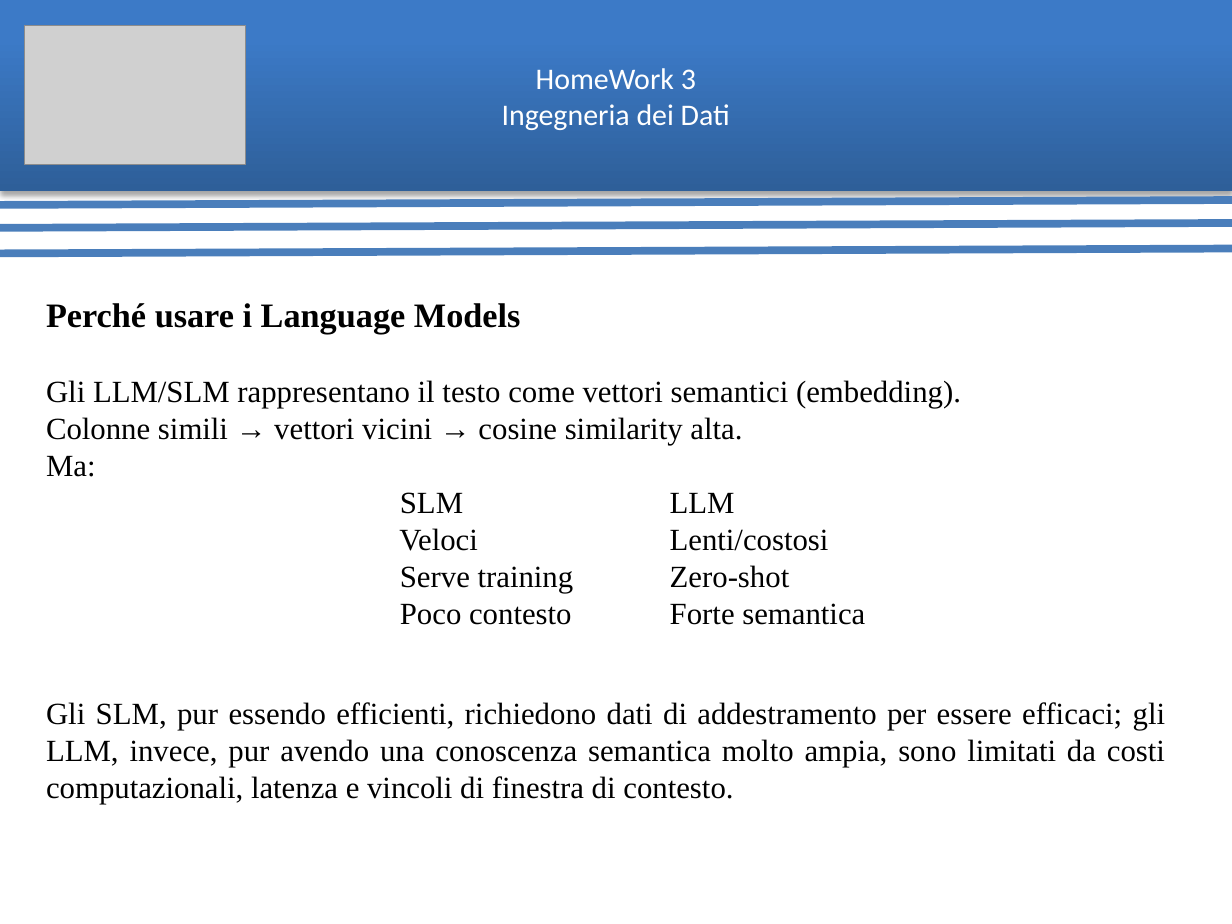
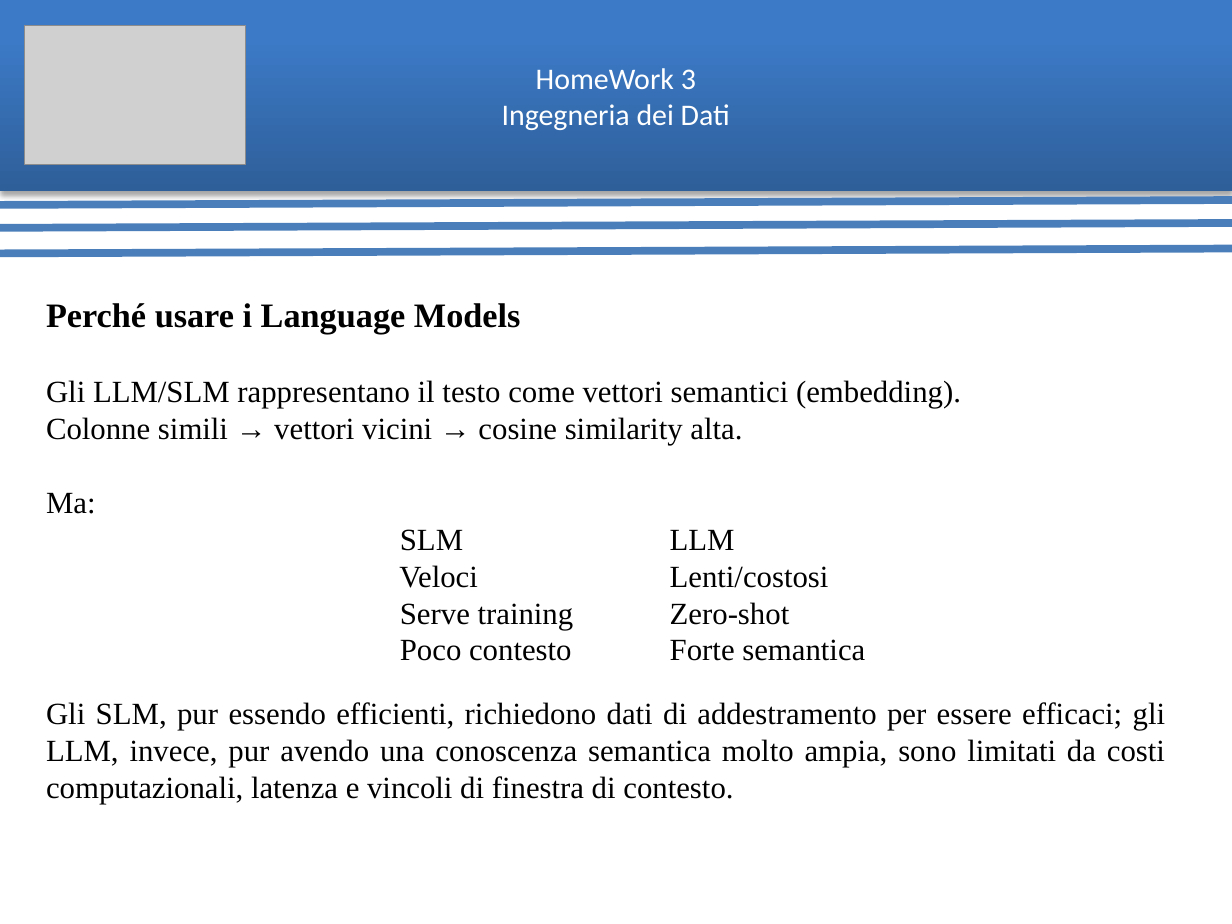
Before and after one commit to ArthexTheKing/Ingegneria-dei-Dati, a slide deck: slide 4 of Homework 3/HomeWork 3 Presentazione.pptx. Drawn at 1232x924 pixels with LibreOffice and Linux fonts; fonts in the diff are those of the drawing; grey boxes stand for pictures. Boxes give left, top, right and bottom in pixels: in the first picture for what was removed or moved away, otherwise in the second. Text is boxed around its words. In the diff, an @@ line names an element or a change of style, - is before the commit and + after.

```diff
--- a/Homework 3/HomeWork 3 Presentazione.pptx
+++ b/Homework 3/HomeWork 3 Presentazione.pptx
@@ text "Perché usare i Language Models" rewrapped from (x1=46, y1=303, x2=961, y2=625) to (x1=46, y1=303, x2=961, y2=661) @@
```
Also in this commit, not shown: 9 other slides changed, 1 other file.
